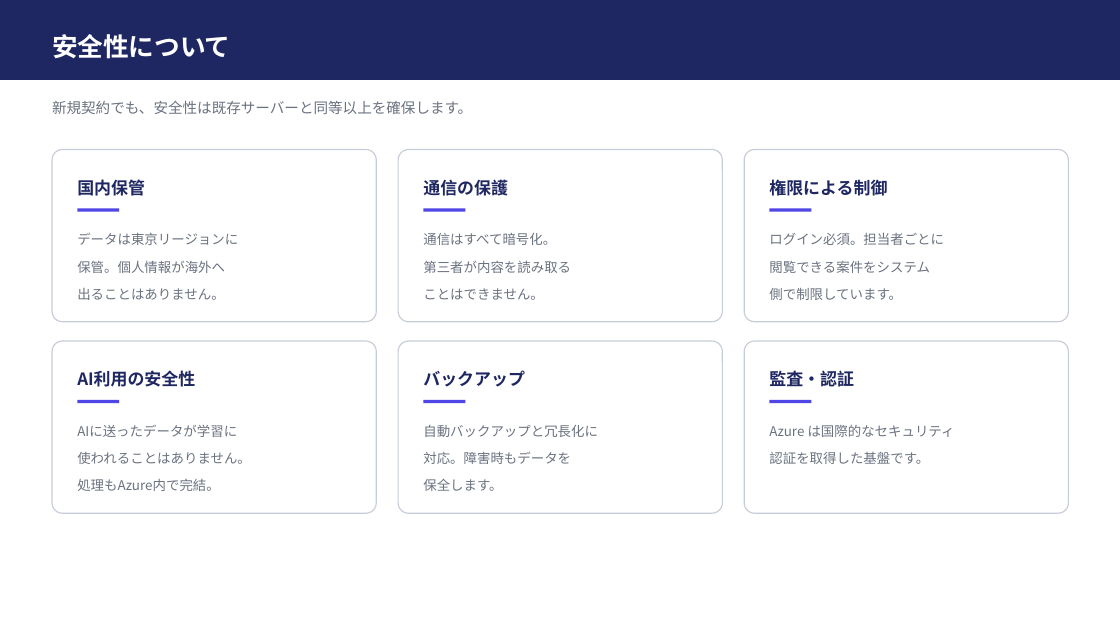
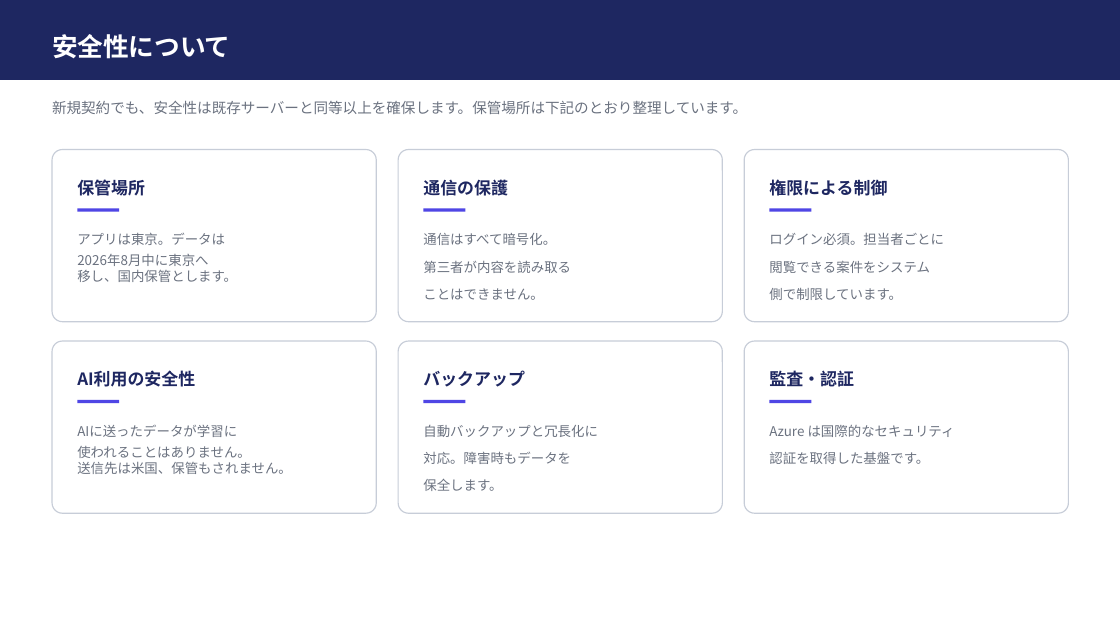
Before and after one commit to IVipcy/SouzokPlatform, a slide deck: slide 5 of docs/サーバー構成のご提案.pptx. Drawn at 1120x630 pixels with LibreOffice and Linux fonts; fonts in the diff are those of the drawing. Boxes give left, top, right and bottom in pixels: in the first picture for what was removed or moved away, otherwise in the second. Text is boxed around its words. In the diff, an @@ line names an element or a change of style, - is before the commit and + after.

```diff
--- a/docs/サーバー構成のご提案.pptx
+++ b/docs/サーバー構成のご提案.pptx
@@ text at box(52, 101, 747, 114): text changed @@
-新規契約でも、安全性は既存サーバーと同等以上を確保します。
+新規契約でも、安全性は既存サーバーと同等以上を確保します。保管場所は下記のとおり整理しています。
@@ text at box(77, 179, 145, 196): text changed @@
-国内保管
+保管場所
@@ text at box(77, 233, 237, 282): text changed @@
-データは東京リージョンに
-保管。個人情報が海外へ
-出ることはありません。
+アプリは東京。データは
+2026年8月中に東京へ
+移し、国内保管とします。
@@ text at box(77, 446, 251, 458): line spacing 1.4 to 1; less space between paragraphs @@
@@ text at box(77, 462, 292, 474): text changed @@
-処理もAzure内で完結。
+送信先は米国、保管もされません。
```
Also in this commit, not shown: 2 other slides changed, 3 slides added.
